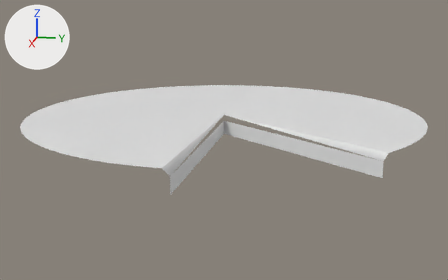
One commit to the OBJ model Assets/Models/Slice86.obj: the scene before it, then after it.
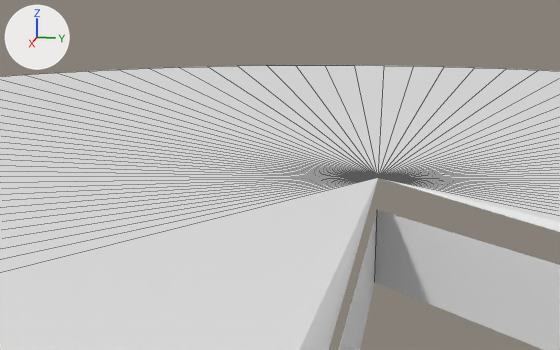
Old and new are each drawn whole from a camera (50 mm lens) standing at (3.083, 0.616, 0.637) and looking at (0.019, 0.004, -0.129) and again close up from a camera (50 mm lens) standing at (0.681, 0.046, 0.168) and looking at (0.01, -0.088, 0.001). The lights are fixed; the arrows at upper left show +X, +Y and +Z. The close-ups show mesh edges as thin lines. Where no turn or scale is listed for an object, it has been applied to the vertices.

Names of what the first close-up shows: 'Slice86'.
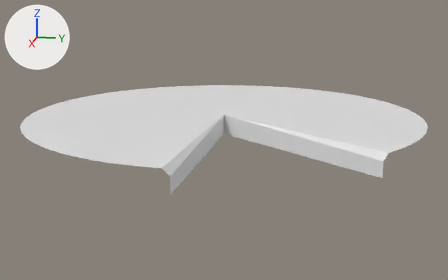
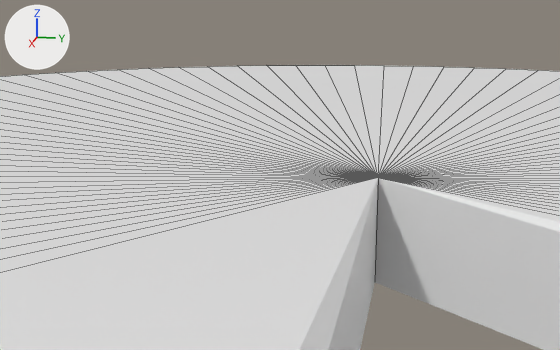
Boxes [x1, y1, x2, y2] around the edits, measured in the close-ups (560 x 350 px; the box of a moved part takes in the faces that stretch with it):
part 1 of me_slice86, moved or reshaped: before [338, 210, 560, 350]; after [329, 178, 560, 350]

Patch to the scene script:
```diff
--- a/Assets/Models/Slice86.obj.py
+++ b/Assets/Models/Slice86.obj.py
@@ me_slice86 @@
 me_slice86.from_pydata(...)  # 94 vertices, 90 faces; spans x -1.0..1.0, y -1.0..1.0, z -0.1..0.0
 # used by ob_slice86; location = (0.0, 0.0, 0.0)
 # verts and faces of me_slice86; kept vertices keep their numbers, new ones are numbered from 94
 # before: 0 (0.0, 0.0, 0.0) at pixel (378, 177), 2 (1.0, 0.0, -0.03), 89 (0.64, 0.77, -0.03), 90 (0.0, 0.0, -0.1) at pixel (374, 282), 91 (0.0, 0.0, -0.03) at pixel (377, 209)
 # before: 92 (1.0, 0.0, -0.1), 93 (0.64, 0.77, -0.1)
+# me_slice86 part 1
+delete_vertices([91])  # with the faces that use them
+faces += [(0, 2, 92, 90), (0, 90, 93, 89)]
```
